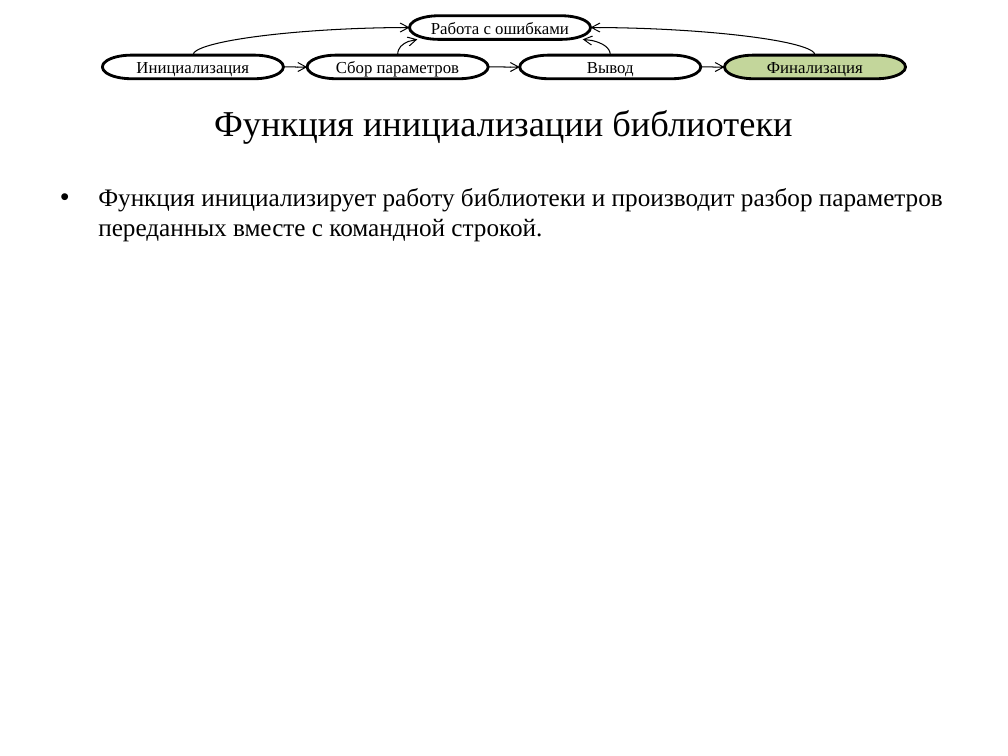
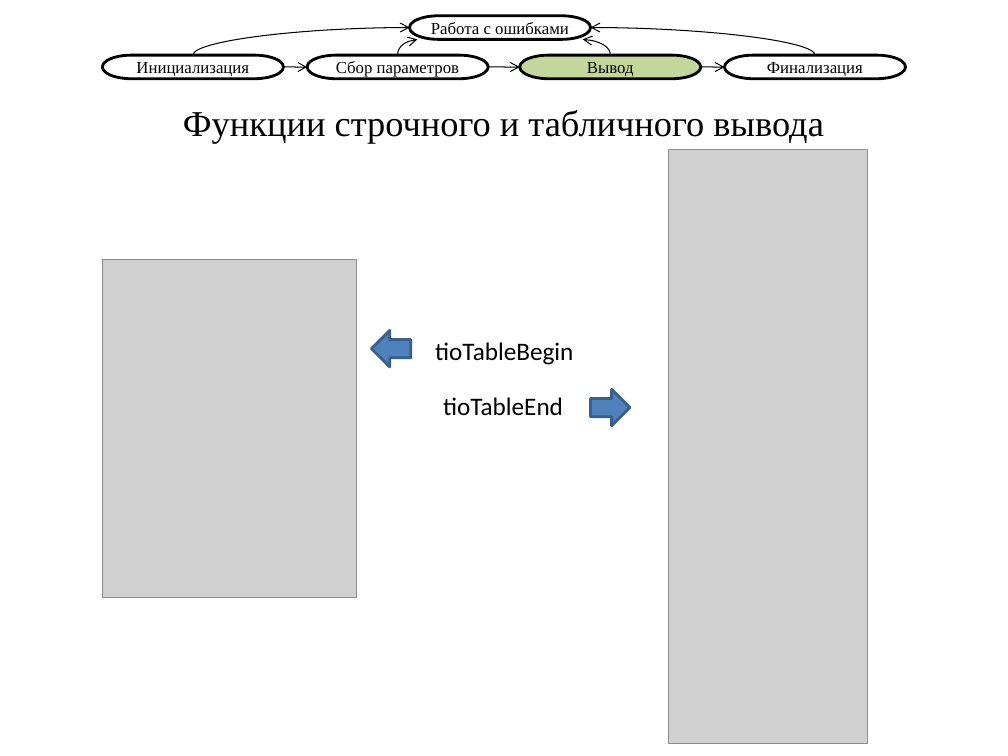
Before and after one commit to nwcfang/diplom_report, a slide deck: slide 9 of presentation/presentation.pptx (slide 8 before the commit). Drawn at 1008x756 pixels with LibreOffice and Linux fonts; fonts in the diff are those of the drawing; grey boxes stand for pictures. Boxes give left, top, right and bottom in pixels: in the first picture for what was removed or moved away, otherwise in the second. Text is boxed around its words. In the diff, an @@ line names an element or a change of style, - is before the commit and + after.

Commit message:
presentation

```diff
--- a/presentation/presentation.pptx
+++ b/presentation/presentation.pptx
@@ pill shape "Вывод" at box(520, 55, 702, 79): fill #FFFFFF to #C3D69B @@
@@ pill shape "Финализация" at box(725, 55, 906, 79): fill #C3D69B to #FFFFFF @@
@@ title at box(183, 110, 823, 143): text changed @@
-Функция инициализации библиотеки
+Функции строчного и табличного вывода
@@ picture added at box(668, 149, 867, 743) @@
@@ text removed at box(98, 188, 943, 242) @@
-• Функция инициализирует работу библиотеки и производит разбор параметров переданных вместе с командной строкой.
@@ picture added at box(103, 260, 357, 598) @@
@@ right arrow added at box(371, 331, 410, 367), fill #4F81BD, outline #3A5F8C 2 pt @@
@@ text added at box(435, 342, 573, 365), 18 pt, text #000000 @@
+tioTableBegin
@@ right arrow added at box(591, 389, 630, 425), fill #4F81BD, outline #3A5F8C 2 pt @@
@@ text added at box(443, 397, 563, 415), 18 pt, text #000000 @@
+tioTableEnd
```
Also in this commit, not shown: 5 other slides changed, 2 slides added, 3 other files.
